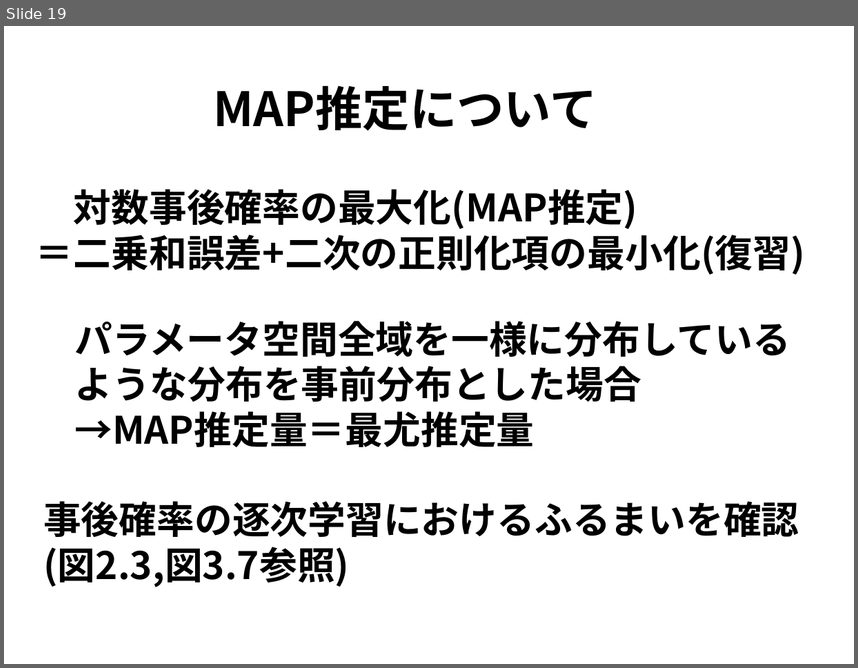
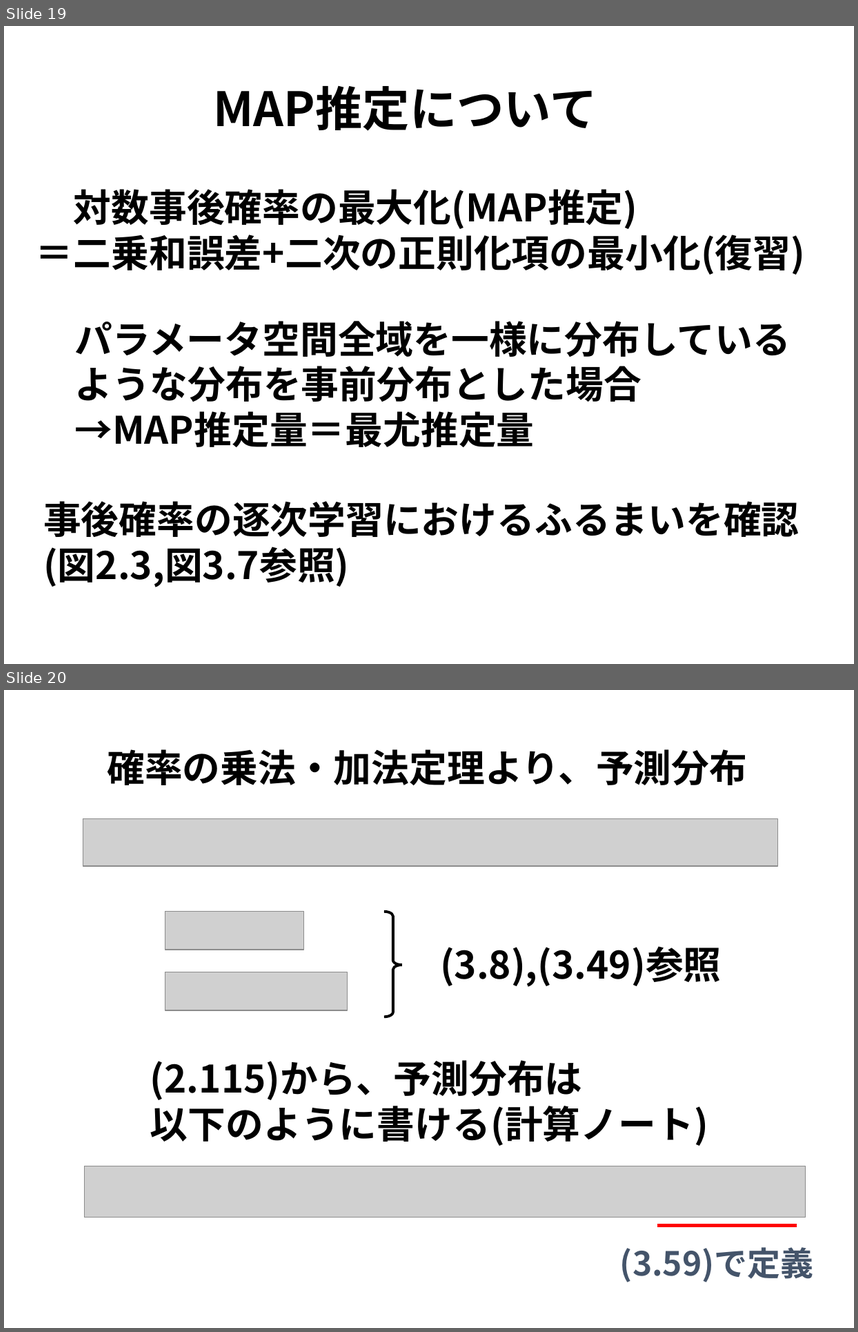
Before and after one commit to j-i-k-o/PRMLSeminar, a slide deck: 3章/PRML3章.pptx. Shown one above the other, each under a label of ours: slide 19 before the commit, slides 19 and 20 after it. The pictures are 858x668 and 858x1332 pixels, drawn with LibreOffice and Linux fonts; fonts in the diff are those of the drawing; grey boxes stand for pictures. Boxes give left, top, right and bottom in pixels: in the first picture for what was removed or moved away, otherwise in the second. Text is boxed around its words. In the diff, an @@ line names an element or a change of style, - is before the commit and + after.

```diff
--- a/3章/PRML3章.pptx
+++ b/3章/PRML3章.pptx
@@ slide 20 added at box(4, 690, 854, 1328), background #FFFFFF @@
@@ text added at box(107, 749, 747, 785), 32 pt, text #000000, bold @@
+確率の乗法・加法定理より、予測分布
@@ picture added at box(83, 818, 777, 866) @@
@@ picture added at box(165, 911, 304, 949) @@
@@ left brace added at box(384, 911, 402, 1016), outline #000000 2.25 pt @@
@@ text added at box(440, 946, 722, 987), 32 pt, text #000000, bold @@
+(3.8),(3.49)参照
@@ picture added at box(165, 972, 348, 1010) @@
@@ text added at box(150, 1060, 708, 1145), 32 pt, text #000000, bold @@
+(2.115)から、予測分布は
+以下のように書ける(計算ノート)
@@ picture added at box(84, 1166, 805, 1217) @@
@@ line added from (657, 1225) to (796, 1225), #FF0000 3 pt @@
@@ text added at box(620, 1247, 813, 1282), 28 pt, text #44546A, bold @@
+(3.59)で定義
```
Also in this commit, not shown: 7 other slides added, 1 slide removed, 1 other file.
